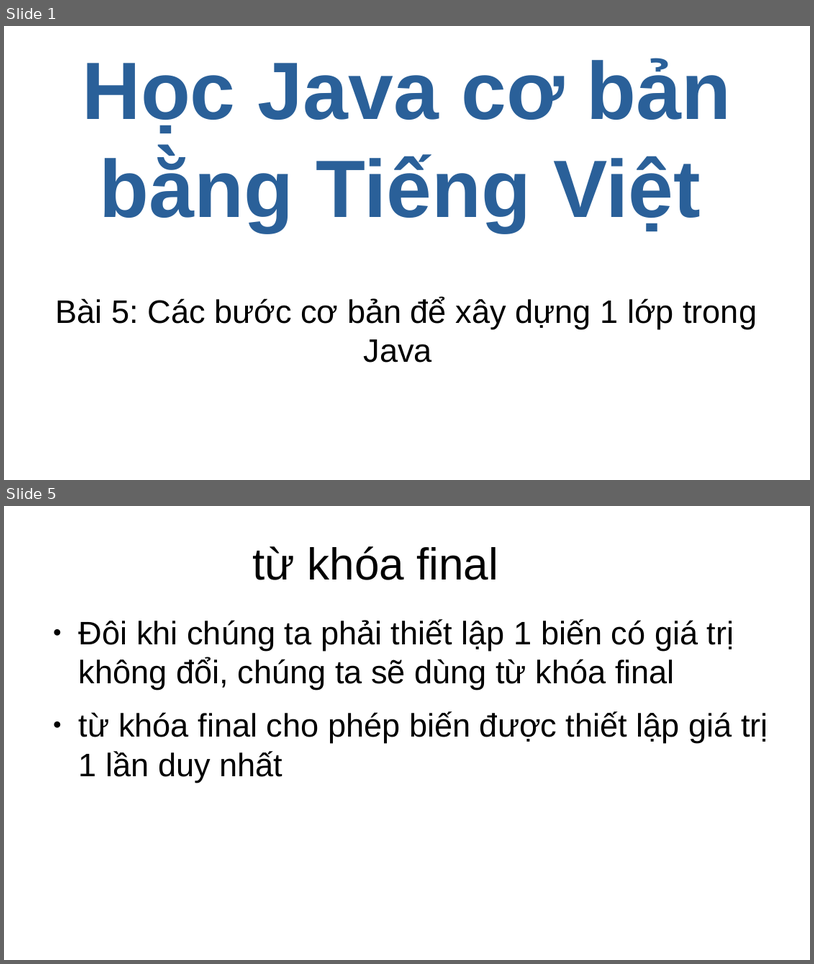
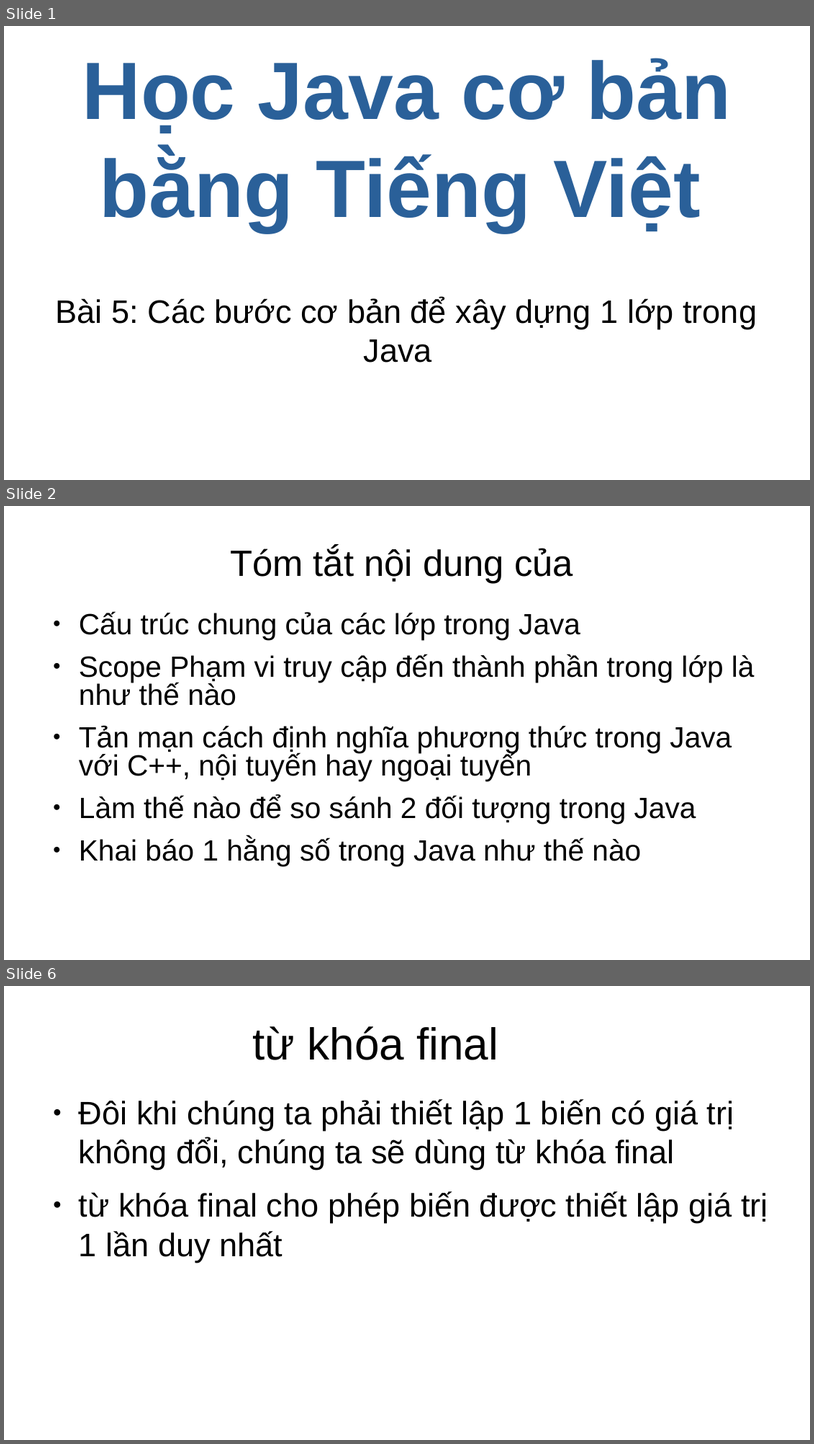
Before and after one commit to hoanglong1712/Java-Tieng-Viet, a slide deck: 5.pptx. Shown one above the other, each under a label of ours: slides 1 and 5 before the commit, slides 1, 2 and 6 after it; the slides between them are not shown. The pictures are 814x964 and 814x1444 pixels, drawn with LibreOffice and Linux fonts; fonts in the diff are those of the drawing. Boxes give left, top, right and bottom in pixels: in the first picture for what was removed or moved away, otherwise in the second. Text is boxed around its words. In the diff, an @@ line names an element or a change of style, - is before the commit and + after.

```diff
--- a/5.pptx
+++ b/5.pptx
@@ slide 2 added at (4,506,810,960), background #FFFFFF @@
@@ text added at (230,547,574,584), 36 pt, text #000000 @@
+Tóm tắt nội dung của
@@ text added at (79,611,755,866), 28.8 pt, text #000000 @@
+● Cấu trúc chung của các lớp trong Java
+● Scope Phạm vi truy cập đến thành phần trong lớp là như thế nào
+● Tản mạn cách định nghĩa phương thức trong Java với C++, nội tuyến hay ngoại tuyến
+● Làm thế nào để so sánh 2 đối tượng trong Java
+● Khai báo 1 hằng số trong Java như thế nào
@@ what was slide 5 is now slide 6 @@
```
Also in this commit, not shown: 3 slides changed, 33 other files.
